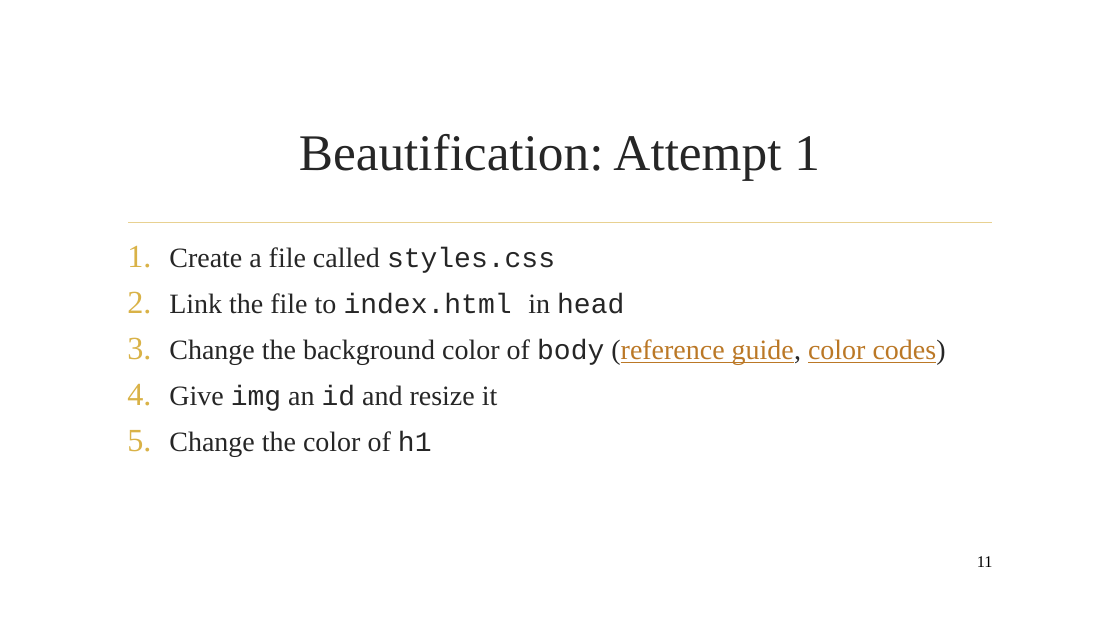
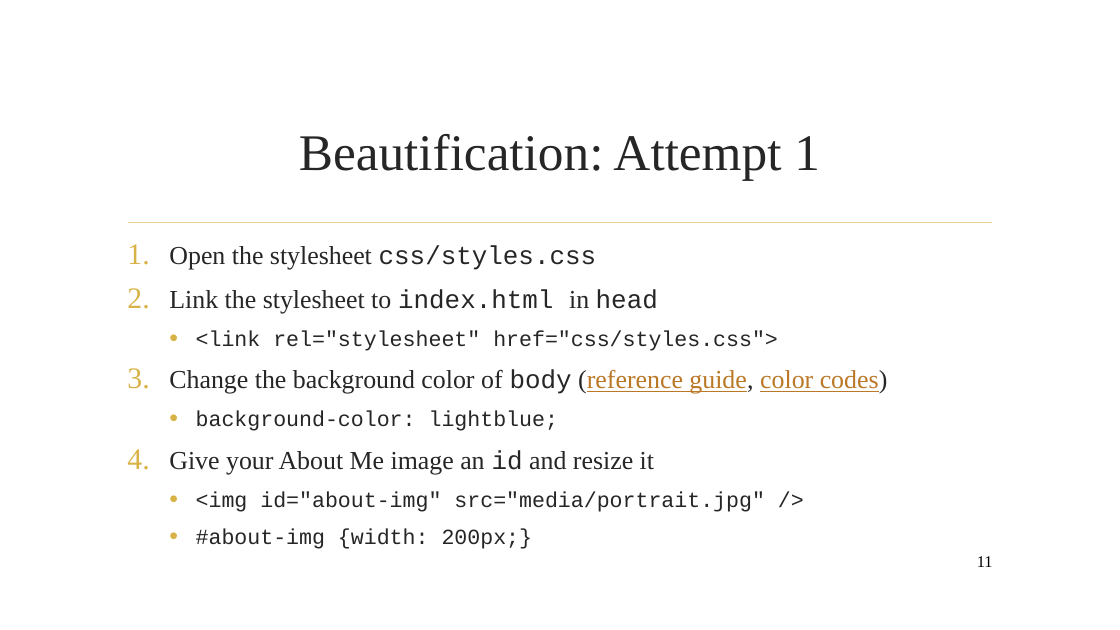
Before and after one commit to AADeLucia/beginner_web_tutorial, a slide deck: slide 11 of website_tutorial_beginner.pptx. Drawn at 1120x630 pixels with LibreOffice and Linux fonts; fonts in the diff are those of the drawing; background and template pictures are left out. Boxes give left, top, right and bottom in pixels: in the first picture for what was removed or moved away, otherwise in the second. Text is boxed around its words. In the diff, an @@ line names an element or a change of style, - is before the commit and + after.

```diff
--- a/website_tutorial_beginner.pptx
+++ b/website_tutorial_beginner.pptx
@@ text at <box>169,245,778,351</box>: text changed; size 24 to 22.2 pt; font Times New Roman to Courier New @@
-1. Create a file called styles.css
-2. Link the file to index.html in head
+1. Open the stylesheet css/styles.css
+2. Link the stylesheet to index.html in head
+  • <link rel="stylesheet" href="css/styles.css">
@@ text at <box>169,369,888,394</box>: size 24 to 22.2 pt in "Change the background color of body (reference ..." @@
@@ text at <box>169,411,765,549</box>: text changed; size 24 to 18.5 pt; font Times New Roman to Courier New @@
-4. Give img an id and resize it
-5. Change the color of h1
+  • background-color: lightblue;
+4. Give your About Me image an id and resize it
+  • <img id="about-img" src="media/portrait.jpg" />
+  • #about-img {width: 200px;}
```
Also in this commit, not shown: 5 other slides changed, 2 slides added, 1 slide removed, 3 other files.
